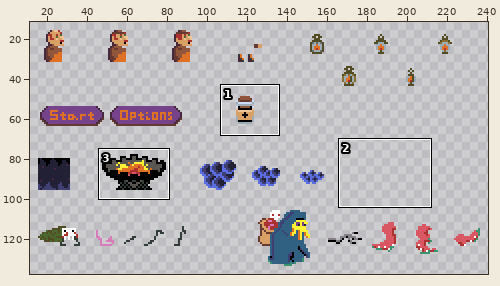
One commit to this sprite sheet: Assets/Sprites/AllAboutYouSpriteSheet.png. Above: a wide view before the commit, with the close-up outlined.
Close-up. Earlier state:
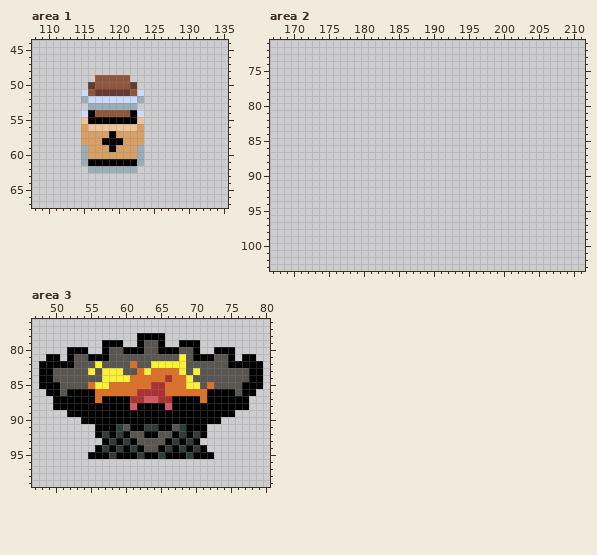
The file is 256x256 pixels. Shown: area 1: x 108..135, y 44..67; area 2: x 167..211, y 71..103; area 3: x 47..80, y 76..99. The wide view leaves out empty margins.
Once edited:
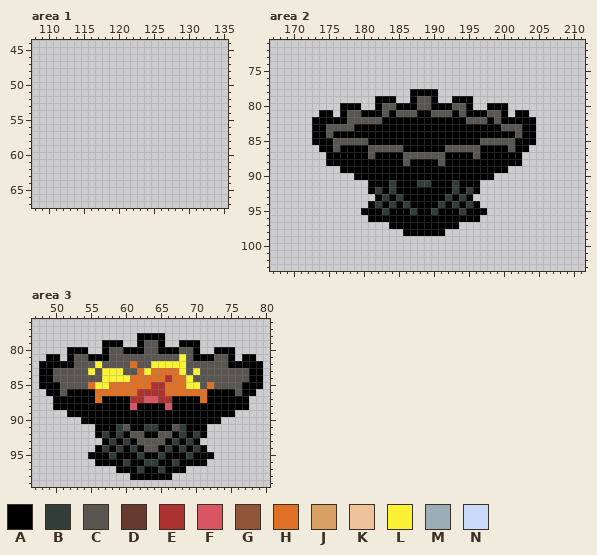
Palette (. is transparent): A #000000  B #323c39  C #595652  D #663931  E #ac3232  F #d95763  G #8f563b  H #df7126  J #d9a066  K #eec39a  L #fbf236  M #9badb7  N #cbdbfc
The author wrote: unlit brazier added to main aesprite sheet
Change:
Area 1:
y 49: x 117..121 GGGGG -> .....
y 50: x 116..122 DGGGGGD -> .......
y 51: x 115..123 NGDDDDDGN -> .........
y 52: x 115..123 MNNNNNNNM -> .........
y 53: x 116..122 MMMMMMM -> .......
y 54: x 115..123 NAGGGGGAN -> .........
y 55: x 115..123 KAAAAAAAK -> .........
y 56: x 115..123 JKKKKKKKJ -> .........
y 57: x 115..123 JJJJAJJJJ -> .........
y 58: x 115..123 JJJAAAJJJ -> .........
y 59: x 115..123 MJJJAJJJM -> .........
y 60: x 115..123 MJJJJJJJM -> .........
y 61: x 115..123 MAAAAAAAM -> .........
y 62: x 116..122 MMMMMMM -> .......
Area 2:
y 78: x 187..190 .... -> AAAA
y 79: x 182..184 ... -> AAA; x 187..190 .... -> ACCA; x 193..195 ... -> AAA
y 80: x 177..179 ... -> AAA; x 182..195 .............. -> ACCAAACCAAACCA; x 198..200 ... -> AAA
y 81: x 174..175 .. -> AA; x 177..200 ........................ -> ACCAAACACCCAACCCACAAACCA; x 202..203 .. -> AA
y 82: x 173..204 ................................ -> AAAAACCCCCAAAAAAAAAAAACCCACAAAAA
y 83: x 173..204 ................................ -> AACCCCAAAAAAAAAAAAAAAAAAAAACCCAA
y 84: x 173..204 ................................ -> AACAAAAAAAAAAAAAAAAAAAAAAAAAACAA
y 85: x 173..204 ................................ -> AAACCCCCAAAAAAAAAAAAAAAACCCCCAAA
y 86: x 174..203 .............................. -> AACAAAACCCCCAAAAAACCCCCAAAACAA
y 87: x 175..202 ............................ -> AAAAAACAAAACCCCCCAAAACAAAAAA
y 88: x 175..202 ............................ -> AAAAAAAAAAACAAAACAAAAAAAAAAA
y 89: x 177..200 ........................ -> AAAAAAAAAAAAAAAAAAAAAAAA
y 90: x 179..198 .................... -> AAAAAAAAAAAAAAAAAAAA
y 91: x 181..196 ................ -> AAABAAABBAAABAAA
y 92: x 181..196 ................ -> ABABAAAAAAAABABA
y 93: x 182..195 .............. -> ABABAAAAAABABA
y 94: x 181..196 ................ -> ABABABAAAABABABA
y 95: x 180..197 .................. -> AAABAAABAABAAABAAA
y 96: x 181..196 ................ -> AAAAAAAAAAAAAAAA
y 97: x 184..193 .......... -> AAAAAAAAAA
y 98: x 186..191 ...... -> AAAAAA
Area 3:
y 96: x 56..71 ................ -> AAAABAABBAABAAAA
y 97: x 59..68 .......... -> AAABAABAAA
y 98: x 61..66 ...... -> AAAAAA
